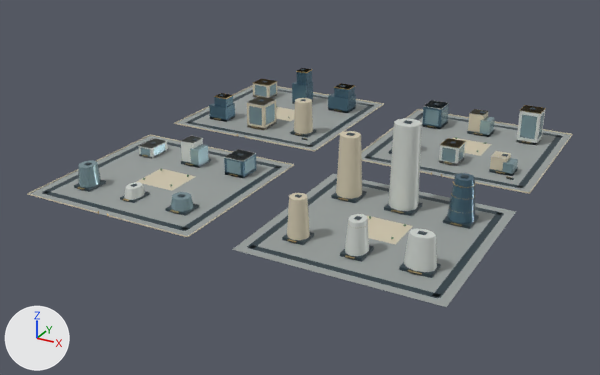
The glTF model web/public/assets/3d/ampliworld/GC-CITY-2030/GC-TILE-07-09.glb, before and after one commit.
Before and after are seen from a 50 mm camera at (-2335.0, 4698.0, 588.0) aimed at (-3016.0, 5937.0, -32.0). Every picture has the same lights, and +X, +Y and +Z are marked at lower left. The first picture is the older version. Where no turn or scale is listed for an object, it has been applied to the vertices. Vertices at exactly the same position are counted once.

The first picture shows 'GC-TILE-07-09-blue', 'GC-TILE-07-09-dark', 'GC-TILE-07-09-glass', 'GC-TILE-07-09-gold', 'GC-TILE-07-09-ivory', 'GC-TILE-07-09-paving', 'GC-TILE-07-09-white' and 1 more.
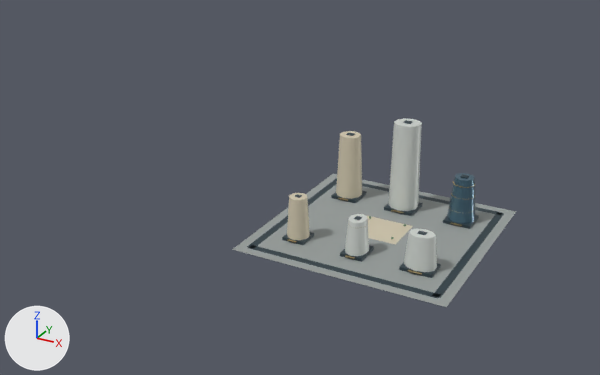
Edits to the bpy script that builds the scene:
```text
Change me_mesh_0:
    used by ob_gc_tile_07_09_paving; location = (0.0, 0.0, 0.0)
    remove me_mesh_0.from_pydata(...)  # 32 vertices, 48 faces; spans x -3379.0..-2621.0, y 5621.0..6379.0, z 0.0
    add me_mesh_0.from_pydata(...)  # 8 vertices, 12 faces; spans x -2959.0..-2621.0, y 5621.0..5959.0, z 0.0
    me_mesh_0 part 1: the loose piece of 8 vertices spanning x -3379.0..-3041.0, y 6041.0..6379.0, z 0.0 is deleted
    me_mesh_0 part 2: the loose piece of 8 vertices spanning x -2959.0..-2621.0, y 6041.0..6379.0, z 0.0 is deleted
    me_mesh_0 part 3: the loose piece of 8 vertices spanning x -3379.0..-3041.0, y 5621.0..5959.0, z 0.0 is deleted
Change me_mesh_1:
    used by ob_gc_tile_07_09_dark; location = (0.0, 0.0, 0.0)
    remove me_mesh_1.from_pydata(...)  # 528 vertices, 792 faces; spans x -3364.0..-2636.0, y 5636.0..6364.0, z 0.0..151.0
    add me_mesh_1.from_pydata(...)  # 128 vertices, 192 faces; spans x -2944.0..-2636.0, y 5636.0..5944.0, z 0.0..151.0
    me_mesh_1 part 4: 50 loose pieces with 400 vertices, spanning x -3364.0..-2636.0, y 5636.0..6364.0, z 0.0..78.0, are deleted
Change me_mesh_2:
    used by ob_gc_tile_07_09_ivory; location = (0.0, 0.0, 0.0)
    remove me_mesh_2.from_pydata(...)  # 272 vertices, 436 faces; spans x -3380.0..-2620.0, y 5620.0..6380.0, z 0.0..112.0
    add me_mesh_2.from_pydata(...)  # 52 vertices, 92 faces; spans x -2912.0..-2750.0, y 5684.0..5904.0, z 0.0..112.0
    me_mesh_2 part 5: 24 loose pieces with 220 vertices, spanning x -3380.0..-2620.0, y 5620.0..6380.0, z 0.0..71.0, are deleted
Change me_mesh_5:
    used by ob_gc_tile_07_09_gold; location = (0.0, 0.0, 0.0)
    remove me_mesh_5.from_pydata(...)  # 1174 vertices, 1992 faces; spans x -3332.0..-2661.0, y 5620.0..6322.0, z 0.0..129.0
    add me_mesh_5.from_pydata(...)  # 444 vertices, 792 faces; spans x -2910.0..-2668.0, y 5676.0..5903.0, z 4.0..129.0
    me_mesh_5 part 6: 65 loose pieces with 730 vertices, spanning x -3332.0..-2661.0, y 5620.0..6322.0, z 0.0..76.0, are deleted
Change me_mesh_7:
    used by ob_gc_tile_07_09_blue; location = (0.0, 0.0, 0.0)
    remove me_mesh_7.from_pydata(...)  # 86 vertices, 136 faces; spans x -3331.0..-2669.0, y 5860.0..6325.0, z 0.0..77.0
    add me_mesh_7.from_pydata(...)  # 22 vertices, 40 faces; spans x -2711.0..-2669.0, y 5860.0..5904.0, z 5.0..77.0
    me_mesh_7 part 8: 8 loose pieces with 64 vertices, spanning x -3331.0..-2870.0, y 5860.0..6325.0, z 0.0..76.0, are deleted
Change me_mesh_8:
    used by ob_gc_tile_07_09_white; location = (0.0, 0.0, 0.0)
    remove me_mesh_8.from_pydata(...)  # 176 vertices, 292 faces; spans x -3326.0..-2667.0, y 5680.0..6326.0, z 0.0..150.0
    add me_mesh_8.from_pydata(...)  # 66 vertices, 120 faces; spans x -2814.0..-2667.0, y 5680.0..5905.0, z 5.0..150.0
    me_mesh_8 part 7: 12 loose pieces with 110 vertices, spanning x -3326.0..-2670.0, y 5681.0..6326.0, z 0.0..67.0, are deleted
Remove ob_gc_tile_07_09_glass:
    ob_gc_tile_07_09_glass = bpy.data.objects.new('GC-TILE-07-09-glass', me_mesh_6)
    ob_gc_tile_07_09_glass.location = (0.0, 0.0, 0.0)
```

What differs and where, as boxes (x1, y1, x2, y2) in the pictures (600 x 375 px):
'GC-TILE-07-09-paving', reshaped (47% narrower, 39% shorter): before (30, 86, 571, 307); after (232, 173, 516, 307)
'GC-TILE-07-09-dark', reshaped (51% narrower, 22% shorter): before (42, 69, 563, 299); after (247, 120, 504, 299)
'GC-TILE-07-09-ivory', reshaped (77% narrower, 31% shorter): before (27, 80, 573, 244); after (287, 131, 413, 244)
'GC-TILE-07-09-white', reshaped (78% narrower, 12% shorter): before (124, 96, 545, 272); after (345, 118, 437, 272)
'GC-TILE-07-09-glass', deleted: before (78, 84, 544, 212)
'GC-TILE-07-09-blue', reshaped (89% narrower, 66% shorter): before (209, 70, 475, 224); after (447, 173, 475, 224)
'GC-TILE-07-09-gold', reshaped: before (77, 68, 546, 274); after (288, 181, 475, 274)
part 1 of me_mesh_0, deleted: before (177, 86, 382, 150)
part 2 of me_mesh_0, deleted: before (362, 110, 571, 192)
part 3 of me_mesh_0, deleted: before (30, 136, 292, 238)
part 4 of me_mesh_1, deleted: before (42, 69, 563, 231)
part 5 of me_mesh_2, deleted: before (27, 80, 573, 237)
part 6 of me_mesh_5, deleted: before (77, 68, 546, 216)
part 7 of me_mesh_8, deleted: before (124, 96, 545, 200)
part 8 of me_mesh_7, deleted: before (209, 70, 449, 178)
